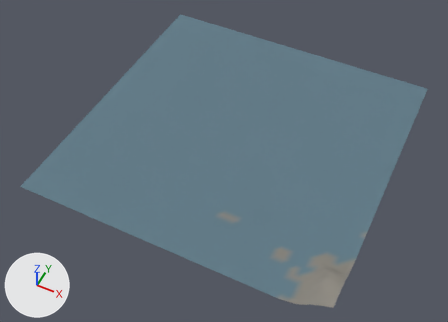
What one commit did to the glTF model public/tiles/sf/t-22_2.glb.
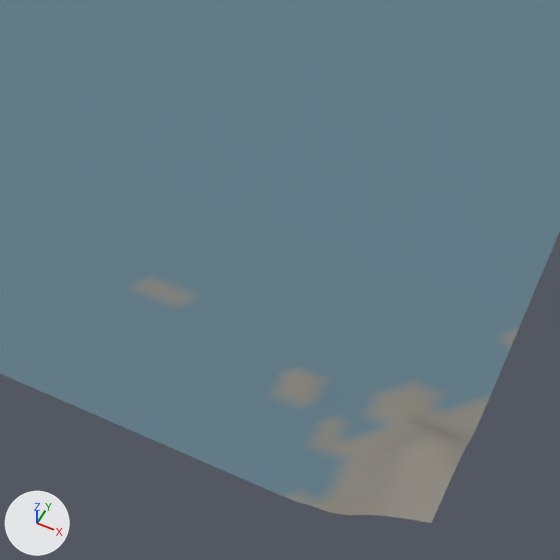
Each version is shown whole from a 50 mm lens placed at (-10452.0, -1901.0, 734.0), pointed at (-10753.0, -1298.0, -20.0), then close up on the part from 37% to 86% of the width and 32% to 100% of the height. The axes (+X, +Y, +Z) are drawn at lower left. The lights are the same throughout. The last two pictures show the newer version. Where no turn or scale is listed for an object, it has been applied to the vertices.

Names of what the first close-up shows: 'ground'.
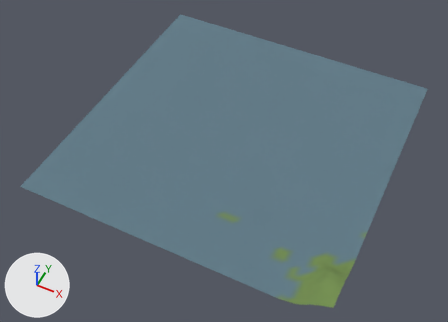
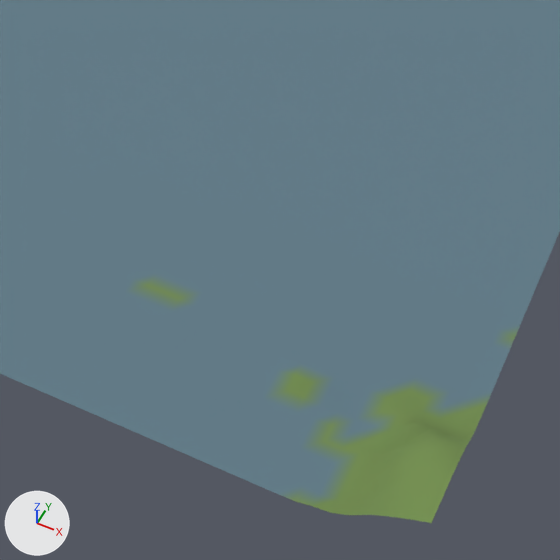
Boxes [x1, y1, x2, y2] around the edits, measured in the close-ups (560 x 560 px):
part 1 of me_ground, recoloured (grey to green)
    both: [288, 375, 486, 523]
part 2 of me_ground, recoloured
    both: [132, 276, 519, 506]

Diff of the bpy script that builds the scene:
```diff
--- a/public/tiles/sf/t-22_2.glb.py
+++ b/public/tiles/sf/t-22_2.glb.py
@@ me_ground @@
 me_ground.from_pydata(...)  # 132 vertices, 194 faces; spans x -250.0..250.0, y -250.0..250.0, z 0.0..35.0
 # used by ob_ground; location = (-10750.0, -1250.0, 0.0)
+# me_ground part 1: 88 faces centred in x 153.0..247.0, y -247.0..-157.0, z 1.0..33.0 are repainted in the vertex colours; the middle colour goes from grey #89857d to green #708b4b
+# me_ground part 2: 74 faces centred in x 43.0..247.0, y -247.0..-97.0, z 0.0..3.0 are repainted in the vertex colours; the middle colour goes from grey #86837a to green #6e894b
 me_ground.materials.append(mat_ground)
```
